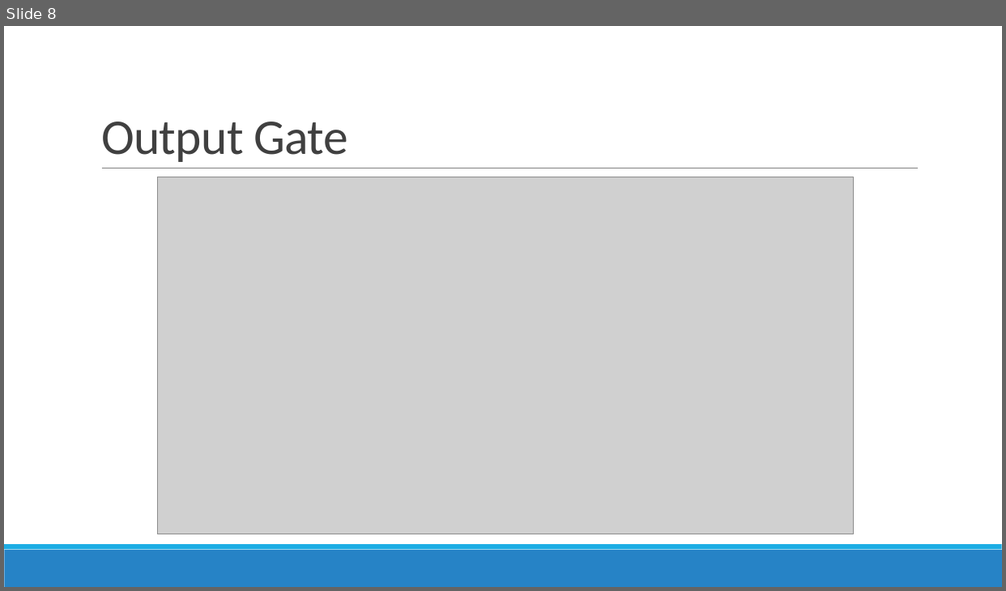
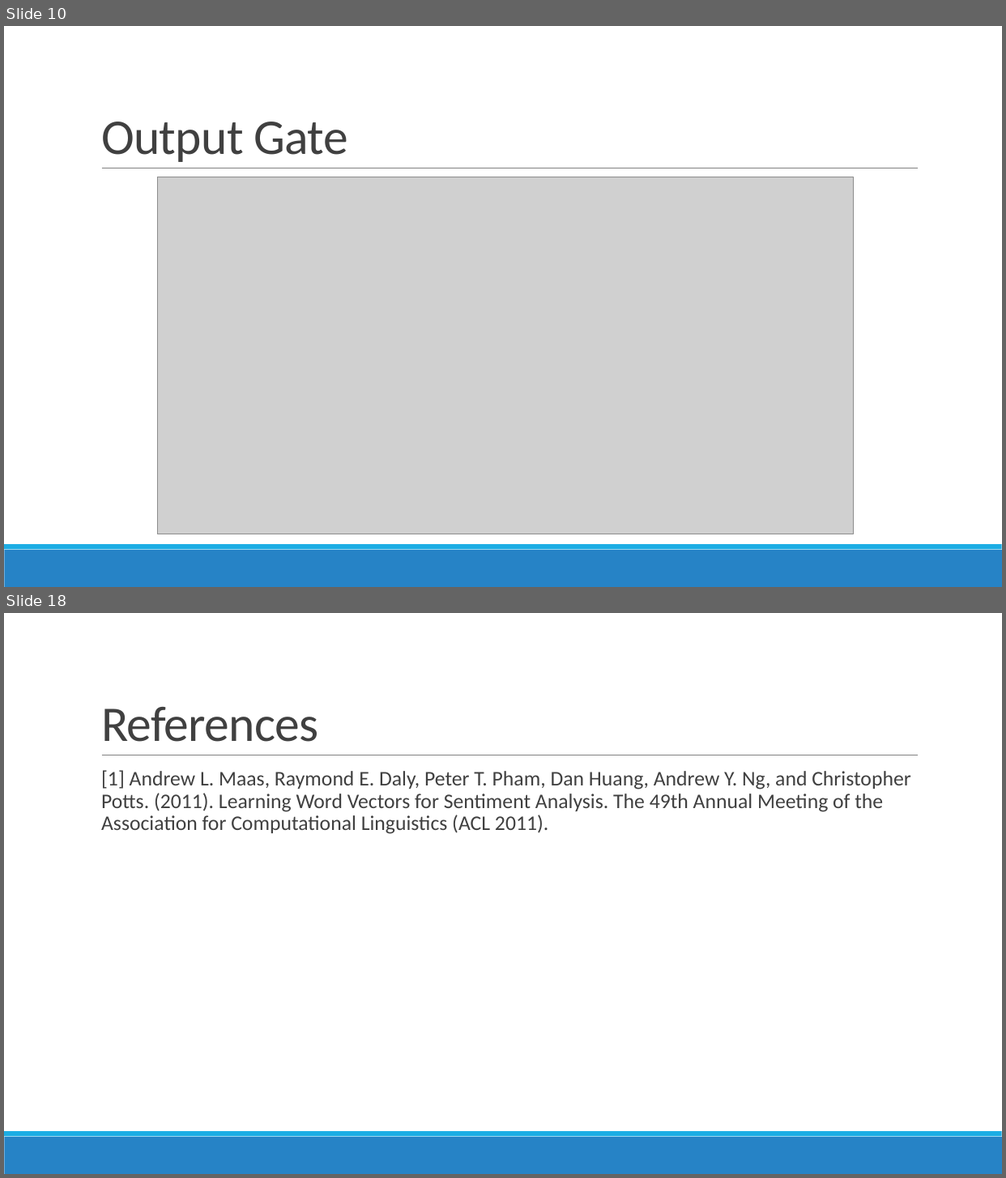
Before and after one commit to kshitijyelpale/LFD-Application-of-NN-in-LSTM, a slide deck: Documentation/LSTM Presentation.pptx. Shown one above the other, each under a label of ours: slide 8 before the commit, slides 10 and 18 after it; the slides between them are not shown. The pictures are 1006x591 and 1006x1178 pixels, drawn with LibreOffice and Linux fonts; fonts in the diff are those of the drawing; grey boxes stand for pictures. Boxes give left, top, right and bottom in pixels: in the first picture for what was removed or moved away, otherwise in the second. Text is boxed around its words. In the diff, an @@ line names an element or a change of style, - is before the commit and + after.

```diff
--- a/Documentation/LSTM Presentation.pptx
+++ b/Documentation/LSTM Presentation.pptx
@@ slide 18 added at [4, 613, 1002, 1174], background #FFFFFF; not listed: 3 template elements that a slide beside it also shows @@
@@ title added at [101, 707, 319, 742], 48 pt, text #404040 @@
+References
@@ text added at [101, 770, 910, 834], 20 pt, text #404040 @@
+  [1] Andrew L. Maas, Raymond E. Daly, Peter T. Pham, Dan Huang, Andrew Y. Ng, and Christopher Potts. (2011). Learning Word Vectors for Sentiment Analysis. The 49th Annual Meeting of the Association for Computational Linguistics (ACL 2011).
@@ what was slide 8 is now slide 10 @@
```
Also in this commit, not shown: 4 slides changed, 9 other slides added, 1 slide removed.
